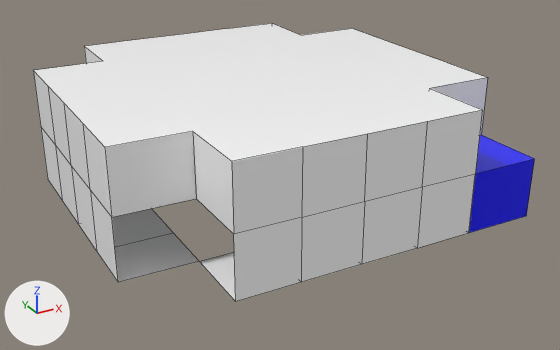
The FBX model Bad Ideas/Assets/Dev/Props/Room/sectionedRoomBlockOut.fbx as it was, and as the next commit left it.
The view is the same before and after, from a 50 mm lens placed at (-47.9, -93.7, 48.5), pointed at (1.5, -3.8, 3.5). The axes (+X, +Y, +Z) are drawn at lower left. The lights are the same throughout. The older version comes first. Mesh edges are drawn as thin lines. Where no turn or scale is listed for an object, it has been applied to the vertices.

In view in the first picture: 'basic_room', 'bedroom4'.
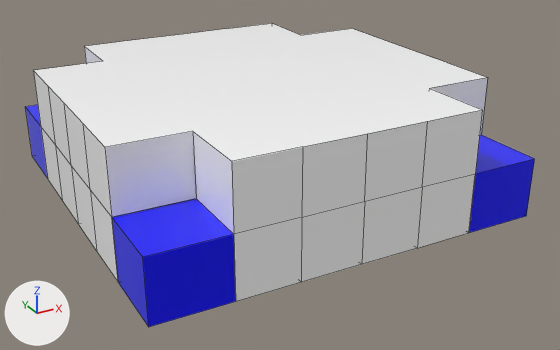
Where the change shows, as pixel boxes [x1, y1, x2, y2] in the pictures (560 x 350 px):
'bedroom3', added (blue)
    after: [112, 199, 236, 327]
'bedroom2', added (blue)
    after: [26, 105, 48, 179]

The change, as a list of edits to the scene's bpy script:
```text
Add me_mesh_019:
    me_mesh_019.from_pydata([(-16.84, -16.84, -8.42), (-16.84, -27.0, -8.42), (-16.84, -27.0, -16.84), (-27.0, -16.84, -8.42), (-27.0, -16.84, -16.84), (-27.0, -27.0, -16.84), (-27.0, -27.0, -8.42), (-16.84, -16.84, -16.84)], [], [(2, 7, 4, 5), (3, 0, 1, 6), (5, 4, 3, 6), (2, 5, 6, 1)])
    me_mesh_019.materials.append(mat_bedroom)  # blue #0000ff
Add me_mesh_018:
    me_mesh_018.from_pydata([(-16.84, 16.84, -8.42), (-16.84, 27.0, -8.42), (-16.84, 27.0, -16.84), (-27.0, 16.84, -8.42), (-27.0, 16.84, -16.84), (-27.0, 27.0, -16.84), (-27.0, 27.0, -8.42), (-16.84, 16.84, -16.84)], [], [(4, 7, 2, 5), (0, 3, 6, 1), (4, 5, 6, 3), (5, 2, 1, 6)])
    me_mesh_018.materials.append(mat_bedroom)  # blue #0000ff
Add ob_bedroom3:
    ob_bedroom3 = bpy.data.objects.new('bedroom3', me_mesh_019)
    ob_bedroom3.location = (0.0, 0.0, 17.84)
Add ob_bedroom2:
    ob_bedroom2 = bpy.data.objects.new('bedroom2', me_mesh_018)
    ob_bedroom2.location = (0.0, 0.0, 17.84)
```
